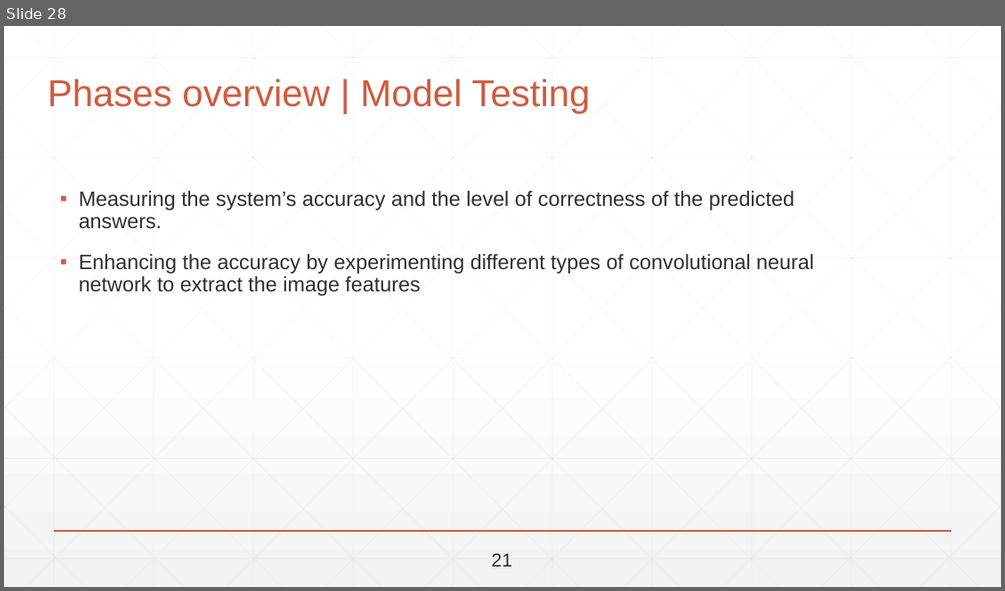
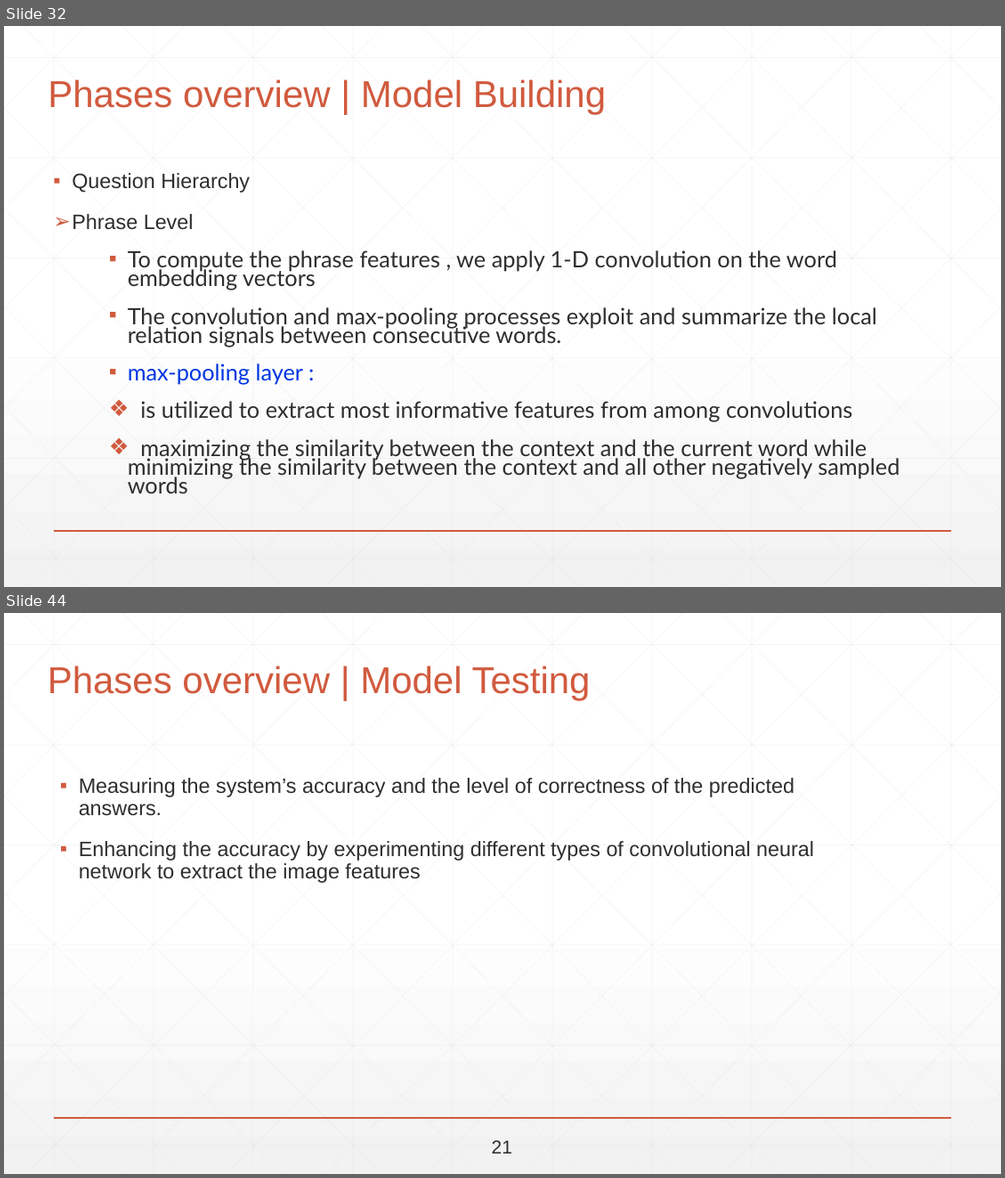
Before and after one commit to abdallahshaaban/Visual-Question-Answering, a slide deck: Second Seminar/Visual-QA Second Seminar.pptx. Shown one above the other, each under a label of ours: slide 28 before the commit, slides 32 and 44 after it; the slides between them are not shown. The pictures are 1005x591 and 1005x1178 pixels, drawn with LibreOffice and Linux fonts; fonts in the diff are those of the drawing. Boxes give left, top, right and bottom in pixels: in the first picture for what was removed or moved away, otherwise in the second. Text is boxed around its words. In the diff, an @@ line names an element or a change of style, - is before the commit and + after.

```diff
--- a/Second Seminar/Visual-QA Second Seminar.pptx
+++ b/Second Seminar/Visual-QA Second Seminar.pptx
@@ slide 32 added at bbox=[4, 26, 1001, 587], background gradient #FFFFFF to #F2F2F2; not listed: 47 template elements that a slide beside it also shows @@
@@ title added at bbox=[48, 79, 606, 114], 36 pt, text #D15A3E @@
+Phases overview | Model Building
@@ text added at bbox=[72, 173, 250, 230], 20 pt, text #2D2E2D @@
+▪ Question Hierarchy
+➢ Phrase Level
@@ text added at bbox=[128, 250, 899, 493], 21.7 pt, text #2D2E2D @@
+▪ To compute the phrase features , we apply 1-D convolution on the word embedding vectors
+▪ The convolution and max-pooling processes exploit and summarize the local relation signals between consecutive words.
+▪ max-pooling layer :
+❖ is utilized to extract most informative features from among convolutions
+❖ maximizing the similarity between the context and the current word while minimizing the similarity between the context and all other negatively sampled words
@@ what was slide 28 is now slide 44 @@
```
Also in this commit, not shown: 13 slides changed, 21 other slides added, 5 slides removed, 1 other file.
